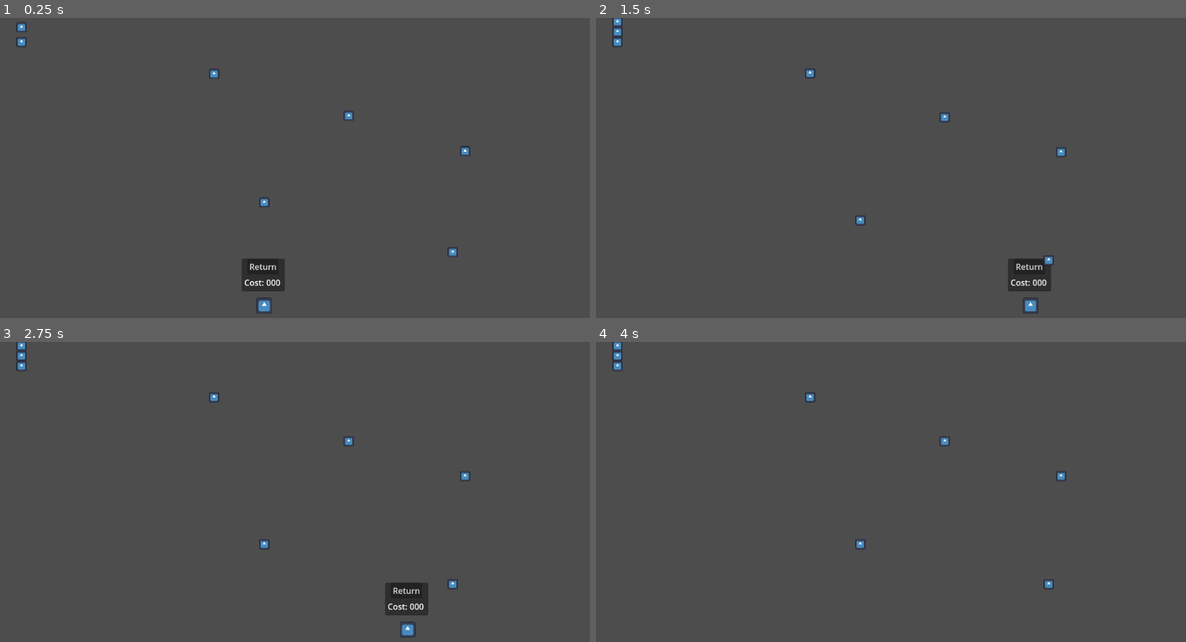
Above: before the commit, frames 1-4 (two rows, left to right).
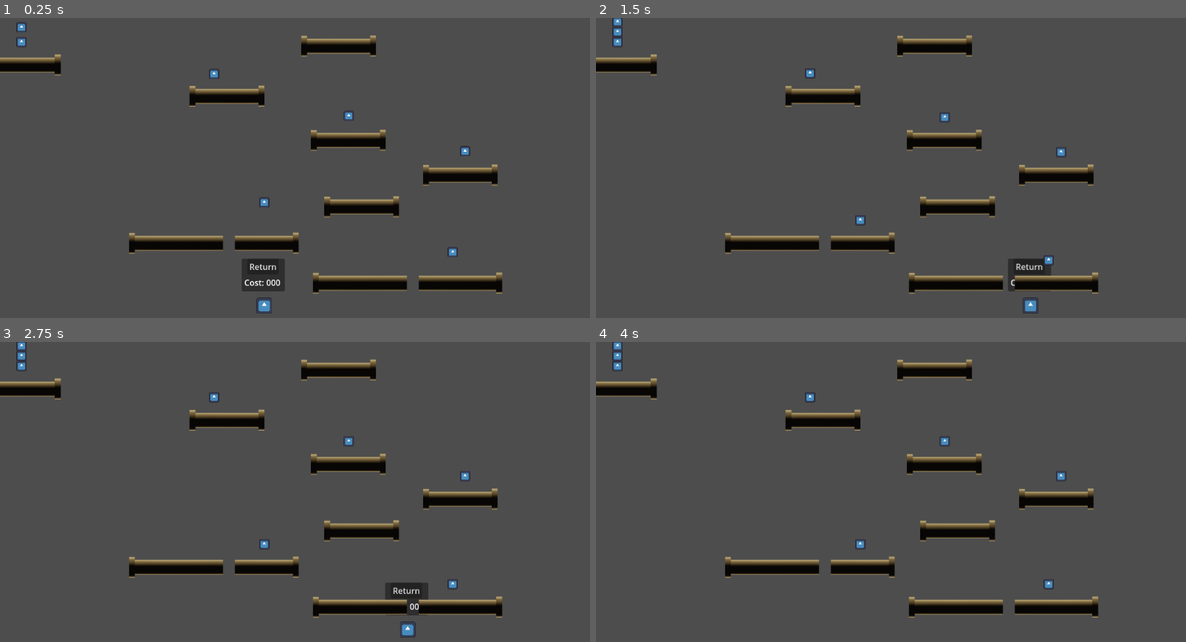
Above: after the commit, the same moments.

Repository: lplinna/Upcharge
Game: Godot game, scene res://Scenes/main_scene.tscn
Two runs of this game, one before a commit and one after it. Both use one fixed random seed, a clock stepped at 60 frames per second and the inputs below. The engine's default icon, where the game draws it, is replaced by a stand-in: a white triangle on a blue panel in a dark square.
Inputs:
- Up to frame 1 (0.25 s): no input
- Up to frame 2 (1.5 s): hold D (move_right) from 0.53 s (still down); tap W (move_up) at 0.77 s
- Up to frame 3 (2.75 s): tap W (move_up) at 1.52 s; release D (move_right) at 2.03 s; hold A (move_left) from 2.03 s (still down)
- Up to frame 4 (4 s): release A (move_left) at 2.78 s; hold D (move_right) from 2.78 s (still down); tap W (move_up) at 3.02, 3.77 s

The runs differ from the first frame. In frame 1, 6.9% of the frame differs, in the area x 0-86%, y 5-92%; in frame 2, 6.9%; in frame 3, 6.9%; in frame 4, 6.9%.

Commit message:
Added pipes!

Diff:
--- /dev/null
+++ b/Scenes/PipeTemplate.tscn
@@ -0,0 +1,74 @@
+[gd_scene load_steps=3 format=3 uid="uid://dueqflp65rrf7"]
+
+[ext_resource type="Texture2D" uid="uid://bp6kn11d8ono0" path="res://Resources/Pipe.png" id="1_82jag"]
+[ext_resource type="Texture2D" uid="uid://ex1gye048p47" path="res://Resources/End.png" id="2_vkp0n"]
+
+[node name="PipeTemplate" type="Control"]
+layout_mode = 3
+anchors_preset = 8
+anchor_left = 0.5
+anchor_top = 0.5
+anchor_right = 0.5
+anchor_bottom = 0.5
+grow_horizontal = 2
+grow_vertical = 2
+scale = Vector2(0.385, 0.385)
+
+[node name="PipeBody" type="TextureRect" parent="."]
+layout_mode = 1
+anchors_preset = 8
+anchor_left = 0.5
+anchor_top = 0.5
+anchor_right = 0.5
+anchor_bottom = 0.5
+offset_left = -478.0
+offset_top = -64.0
+offset_right = 478.0
+offset_bottom = 64.0
+grow_horizontal = 2
+grow_vertical = 2
+texture = ExtResource("1_82jag")
+expand_mode = 1
+stretch_mode = 1
+
+[node name="LeftEnd" type="Control" parent="PipeBody"]
+layout_mode = 1
+anchors_preset = 4
+anchor_top = 0.5
+anchor_bottom = 0.5
+offset_top = -20.0
+offset_right = 40.0
+offset_bottom = 20.0
+grow_vertical = 2
+
+[node name="LeftSprite" type="TextureRect" parent="PipeBody/LeftEnd"]
+layout_mode = 1
+anchors_preset = 15
+anchor_right = 1.0
+anchor_bottom = 1.0
+grow_horizontal = 2
+grow_vertical = 2
+texture = ExtResource("2_vkp0n")
+
+[node name="LeftEnd2" type="Control" parent="PipeBody"]
+layout_mode = 1
+anchors_preset = 6
+anchor_left = 1.0
+anchor_top = 0.5
+anchor_right = 1.0
+anchor_bottom = 0.5
+offset_left = -26.0519
+offset_top = -20.7792
+offset_right = 13.9481
+offset_bottom = 19.2208
+grow_horizontal = 0
+grow_vertical = 2
+
+[node name="RightSprite" type="TextureRect" parent="PipeBody/LeftEnd2"]
+layout_mode = 1
+anchors_preset = 15
+anchor_right = 1.0
+anchor_bottom = 1.0
+grow_horizontal = 2
+grow_vertical = 2
+texture = ExtResource("2_vkp0n")
--- a/Scenes/main_scene.tscn
+++ b/Scenes/main_scene.tscn
@@ -1,9 +1,10 @@
-[gd_scene load_steps=10 format=3 uid="uid://dmxh36lkghlvy"]
+[gd_scene load_steps=11 format=3 uid="uid://dmxh36lkghlvy"]
 
 [ext_resource type="Texture2D" uid="uid://ccc2yu17f42bt" path="res://icon.svg" id="1_b10hd"]
 [ext_resource type="Script" path="res://Scripts/Player.gd" id="1_e7d48"]
 [ext_resource type="PackedScene" uid="uid://fjd6tdto2orx" path="res://Scenes/PopUp.tscn" id="3_k3m6n"]
-[ext_resource type="PackedScene" path="res://Scenes/Coin.tscn" id="4_l0prk"]
+[ext_resource type="PackedScene" uid="uid://dueqflp65rrf7" path="res://Scenes/PipeTemplate.tscn" id="4_70du2"]
+[ext_resource type="PackedScene" uid="uid://cdm56i1aanfts" path="res://Scenes/Coin.tscn" id="4_l0prk"]
 
 [sub_resource type="CapsuleShape2D" id="CapsuleShape2D_rmbm4"]
 radius = 18.0
@@ -63,30 +64,56 @@
 [node name="TinyPlatform" type="StaticBody2D" parent="Challenge1"]
 position = Vector2(793, 518)
 
+[node name="PipeTemplate" parent="Challenge1/TinyPlatform" instance=ExtResource("4_70du2")]
+
 [node name="CollisionShape2D" type="CollisionShape2D" parent="Challenge1/TinyPlatform"]
 shape = SubResource("RectangleShape2D_c2wxe")
 
 [node name="TinyPlatform2" type="StaticBody2D" parent="Challenge1"]
 position = Vector2(417, 440)
 
+[node name="PipeTemplate" parent="Challenge1/TinyPlatform2" instance=ExtResource("4_70du2")]
+
+[node name="PipeBody" parent="Challenge1/TinyPlatform2/PipeTemplate" index="0"]
+offset_left = -434.0
+offset_right = 423.0
+
 [node name="CollisionShape2D" type="CollisionShape2D" parent="Challenge1/TinyPlatform2"]
 shape = SubResource("RectangleShape2D_c2wxe")
 
 [node name="ReallyTinyPlatform" type="StaticBody2D" parent="Challenge1"]
 position = Vector2(705, 369)
 
+[node name="PipeTemplate" parent="Challenge1/ReallyTinyPlatform" instance=ExtResource("4_70du2")]
+
+[node name="PipeBody" parent="Challenge1/ReallyTinyPlatform/PipeTemplate" index="0"]
+offset_left = -192.0
+offset_right = 184.0
+
 [node name="CollisionShape2D" type="CollisionShape2D" parent="Challenge1/ReallyTinyPlatform"]
 shape = SubResource("RectangleShape2D_b824x")
 
 [node name="ReallyTinyPlatform2" type="StaticBody2D" parent="Challenge1"]
 position = Vector2(898, 307)
 
+[node name="PipeTemplate" parent="Challenge1/ReallyTinyPlatform2" instance=ExtResource("4_70du2")]
+
+[node name="PipeBody" parent="Challenge1/ReallyTinyPlatform2/PipeTemplate" index="0"]
+offset_left = -192.0
+offset_right = 182.0
+
 [node name="CollisionShape2D" type="CollisionShape2D" parent="Challenge1/ReallyTinyPlatform2"]
 shape = SubResource("RectangleShape2D_b824x")
 
 [node name="ReallyTinyPlatform3" type="StaticBody2D" parent="Challenge1"]
 position = Vector2(679, 239)
 
+[node name="PipeTemplate" parent="Challenge1/ReallyTinyPlatform3" instance=ExtResource("4_70du2")]
+
+[node name="PipeBody" parent="Challenge1/ReallyTinyPlatform3/PipeTemplate" index="0"]
+offset_left = -192.0
+offset_right = 184.0
+
 [node name="CollisionShape2D" type="CollisionShape2D" parent="Challenge1/ReallyTinyPlatform3"]
 shape = SubResource("RectangleShape2D_b824x")
 
@@ -99,24 +126,48 @@
 [node name="CollisionShape2D" type="CollisionShape2D" parent="Challenge2/ReallyTinyPlatform"]
 shape = SubResource("RectangleShape2D_b824x")
 
+[node name="PipeTemplate" parent="Challenge2/ReallyTinyPlatform" instance=ExtResource("4_70du2")]
+
+[node name="PipeBody" parent="Challenge2/ReallyTinyPlatform/PipeTemplate" index="0"]
+offset_left = -192.0
+offset_right = 184.0
+
 [node name="ReallyTinyPlatform2" type="StaticBody2D" parent="Challenge2"]
 position = Vector2(1149, 325)
 
 [node name="CollisionShape2D" type="CollisionShape2D" parent="Challenge2/ReallyTinyPlatform2"]
 shape = SubResource("RectangleShape2D_b824x")
 
+[node name="PipeTemplate" parent="Challenge2/ReallyTinyPlatform2" instance=ExtResource("4_70du2")]
+
+[node name="PipeBody" parent="Challenge2/ReallyTinyPlatform2/PipeTemplate" index="0"]
+offset_left = -192.0
+offset_right = 184.0
+
 [node name="ReallyTinyPlatform3" type="StaticBody2D" parent="Challenge2"]
 position = Vector2(931, 423)
 
 [node name="CollisionShape2D" type="CollisionShape2D" parent="Challenge2/ReallyTinyPlatform3"]
 shape = SubResource("RectangleShape2D_b824x")
 
+[node name="PipeTemplate" parent="Challenge2/ReallyTinyPlatform3" instance=ExtResource("4_70du2")]
+
+[node name="PipeBody" parent="Challenge2/ReallyTinyPlatform3/PipeTemplate" index="0"]
+offset_left = -192.0
+offset_right = 184.0
+
 [node name="TinyPlatform" type="StaticBody2D" parent="Challenge2"]
 position = Vector2(442, 362)
 
 [node name="CollisionShape2D" type="CollisionShape2D" parent="Challenge2/TinyPlatform"]
 shape = SubResource("RectangleShape2D_c2wxe")
 
+[node name="PipeTemplate" parent="Challenge2/TinyPlatform" instance=ExtResource("4_70du2")]
+
+[node name="PipeBody" parent="Challenge2/TinyPlatform/PipeTemplate" index="0"]
+offset_left = -439.0
+offset_right = 421.0
+
 [node name="Coins" type="Node2D" parent="."]
 
 [node name="Coin" parent="Coins" instance=ExtResource("4_l0prk")]
@@ -145,3 +196,13 @@
 
 [node name="Coin9" parent="Coins" instance=ExtResource("4_l0prk")]
 position = Vector2(42, -115)
+
+[editable path="Challenge1/TinyPlatform/PipeTemplate"]
+[editable path="Challenge1/TinyPlatform2/PipeTemplate"]
+[editable path="Challenge1/ReallyTinyPlatform/PipeTemplate"]
+[editable path="Challenge1/ReallyTinyPlatform2/PipeTemplate"]
+[editable path="Challenge1/ReallyTinyPlatform3/PipeTemplate"]
+[editable path="Challenge2/ReallyTinyPlatform/PipeTemplate"]
+[editable path="Challenge2/ReallyTinyPlatform2/PipeTemplate"]
+[editable path="Challenge2/ReallyTinyPlatform3/PipeTemplate"]
+[editable path="Challenge2/TinyPlatform/PipeTemplate"]
Binary file added: Resources/End.png
Not shown, added: Resources/End.png.import
Binary file added: Resources/Pipe.png
Not shown, added: Resources/Pipe.png.import
